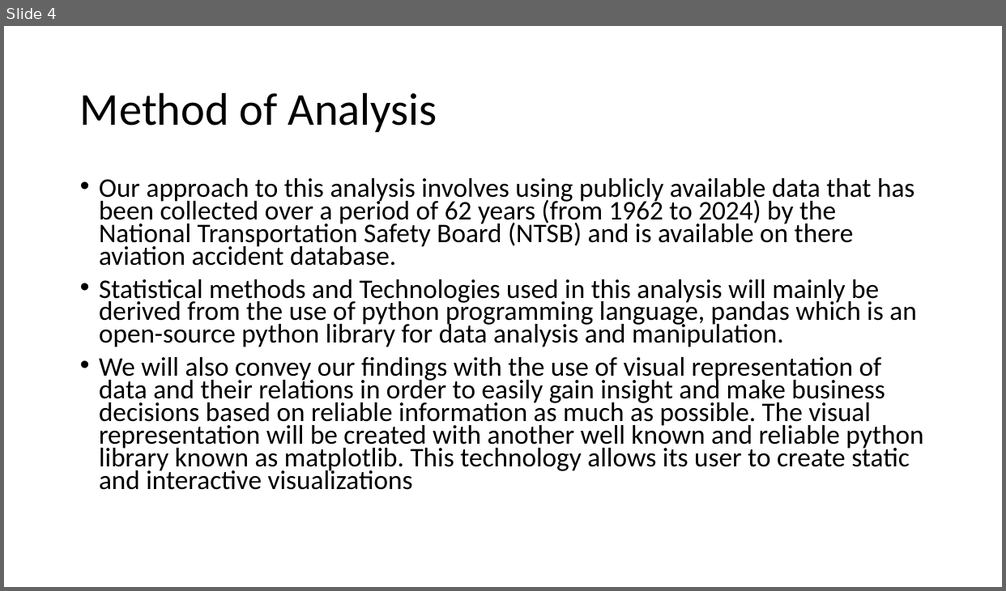
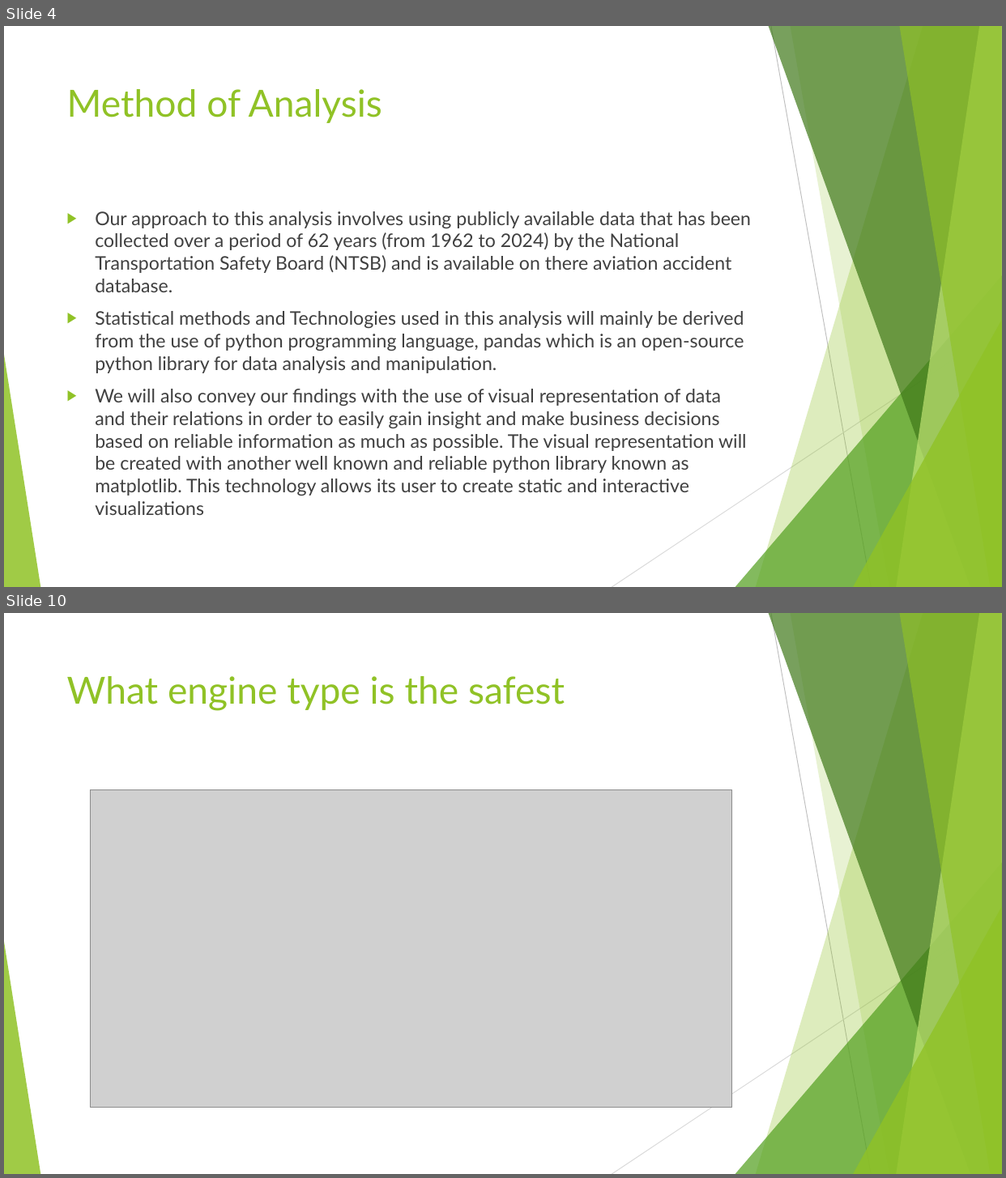
Before and after one commit to rahroy82/Aircraft-analysis, a slide deck: Aircraft risk assessment.pptx. Shown one above the other, each under a label of ours: slide 4 before the commit, slides 4 and 10 after it; the slides between them are not shown. The pictures are 1006x591 and 1006x1178 pixels, drawn with LibreOffice and Linux fonts; fonts in the diff are those of the drawing; grey boxes stand for pictures. Boxes give left, top, right and bottom in pixels: in the first picture for what was removed or moved away, otherwise in the second. Text is boxed around its words. In the diff, an @@ line names an element or a change of style, - is before the commit and + after.

```diff
--- a/Aircraft risk assessment.pptx
+++ b/Aircraft risk assessment.pptx
@@ slide 10 added at box(4, 613, 1002, 1174), background #FFFFFF; not listed: 10 template elements that a slide beside it also shows @@
@@ title added at box(67, 676, 565, 711), 36 pt, text #90C226 @@
+What engine type is the safest
@@ picture added at box(91, 790, 732, 1107) @@
@@ slide 4 changed as well @@
@@ title "Method of Analysis": place and size @@
-title "Method of Analysis" at box(80, 92, 437, 132)
+title "Method of Analysis" at box(67, 89, 382, 123)
@@ title "Method of Analysis" at box(67, 89, 382, 123): size 44 to 36 pt, font Calibri to Lato, text colour #000000 to #90C226; line spacing 0.9 to 1; vertical alignment middle to top @@
@@ text "Our approach to this analysis ...": place and size @@
-text "Our approach to this analysis ..." at box(99, 178, 923, 490)
+text "Our approach to this analysis ..." at box(95, 211, 751, 515)
@@ text "Our approach to this analysis ..." at box(95, 211, 751, 515): size 25.9 to 18 pt, font Calibri to Lato, text colour #000000 to #404040; bullet • to ▶; line spacing 0.7 to 1 @@
@@ group added at box(4, 26, 1002, 587): 5 freeform shapes, 3 triangles, 2 lines @@
```
Also in this commit, not shown: 3 other slides changed, 8 other slides added, 1 other file.
